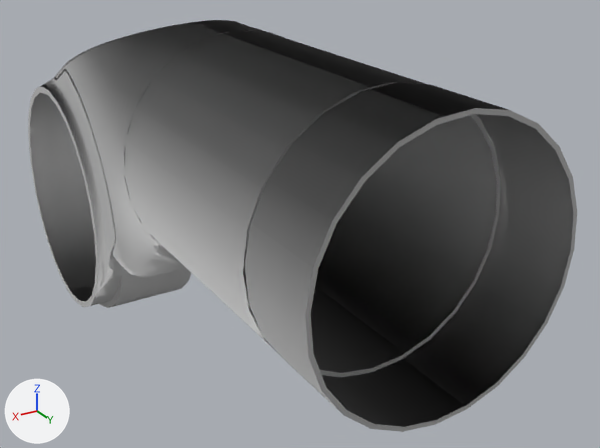
Two versions of the OBJ model alexander-models/alexander_V1_description/meshes/cycloidal_arm/LeftShoulderRollLink.obj, one commit apart.
Camera for both pictures: a 50 mm camera at (0.129, 0.335, 0.13) aimed at (-0.019, 0.089, 0.007). Every picture has the same lights, and +X, +Y and +Z are marked at lower left. Where no turn or scale is listed for an object, it has been applied to the vertices.

In view in the first picture: 'Body1', 'Body1_1', 'Body1_2', 'Body2', 'Body4'.
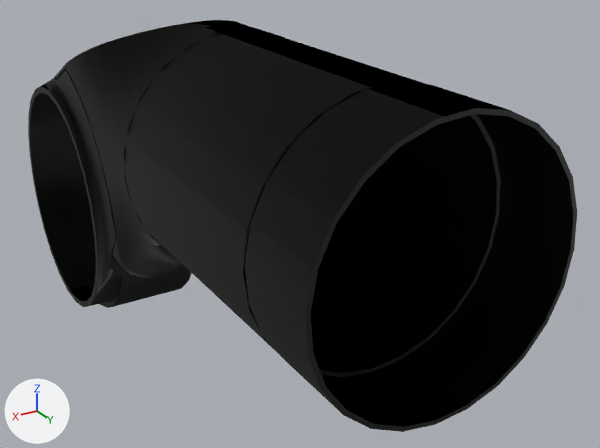
What differs and where, as boxes (x1, y1, x2, y2) in the pictures (600 x 448 px):
'Body2', recoloured (grey to black): (124, 30, 497, 373) in both
'Body1', recoloured (grey to black): (251, 82, 577, 287) in both
'Body4', recoloured (grey to black): (245, 224, 564, 432) in both
'Body1_1', recoloured (grey to black): (28, 71, 192, 308) in both
'Body1_2', recoloured (grey to black): (55, 20, 337, 278) in both

Patch to the scene script:
```diff
--- a/alexander-models/alexander_V1_description/meshes/cycloidal_arm/LeftShoulderRollLink.obj.py
+++ b/alexander-models/alexander_V1_description/meshes/cycloidal_arm/LeftShoulderRollLink.obj.py
@@ mat_procedural_car_paint @@
+mat_procedural_car_paint = principled_material('Procedural_Car_paint')
+mat_procedural_car_paint.base_color = (0.05, 0.05, 0.05)  # black #3f3f3f
+mat_procedural_car_paint.metallic = 1.0
@@ me_body1 @@
 me_body1.from_pydata(...)  # 52 vertices, 72 faces; spans x -0.0434..0.0414, y 0.1656..0.195, z 0.0216..0.0784
-me_body1.materials.append(mat_opaque_67_72_77)  # grey #aaaaaa
+me_body1.materials.append(mat_procedural_car_paint)  # black #3f3f3f
@@ me_body1_1 @@
 me_body1_1.from_pydata(...)  # 379 vertices, 709 faces; spans x 0.0056..0.0464, y -0.05..0.0616, z -0.0499..0.0582
-me_body1_1.materials.append(mat_opaque_165_165_165)  # light grey #cbcbcb
+me_body1_1.materials.append(mat_procedural_car_paint)  # black #3f3f3f
@@ me_body1_2 @@
 me_body1_2.from_pydata(...)  # 1257 vertices, 2475 faces; spans x -0.0435..0.0435, y -0.0003..0.0783, z -0.0125..0.0785
-me_body1_2.materials.append(mat_opaque_165_165_165)  # light grey #cbcbcb
+me_body1_2.materials.append(mat_procedural_car_paint)  # black #3f3f3f
@@ me_body2 @@
 me_body2.from_pydata(...)  # 48 vertices, 48 faces; spans x -0.0435..0.0435, y 0.0782..0.1648, z -0.0085..0.0785
-me_body2.materials.append(mat_opaque_165_165_165)  # light grey #cbcbcb
+me_body2.materials.append(mat_procedural_car_paint)  # black #3f3f3f
@@ me_body4 @@
 me_body4.from_pydata(...)  # 52 vertices, 72 faces; spans x -0.0414..0.0434, y 0.1656..0.195, z -0.0084..0.0484
-me_body4.materials.append(mat_opaque_67_72_77)  # grey #aaaaaa
+me_body4.materials.append(mat_procedural_car_paint)  # black #3f3f3f
```
